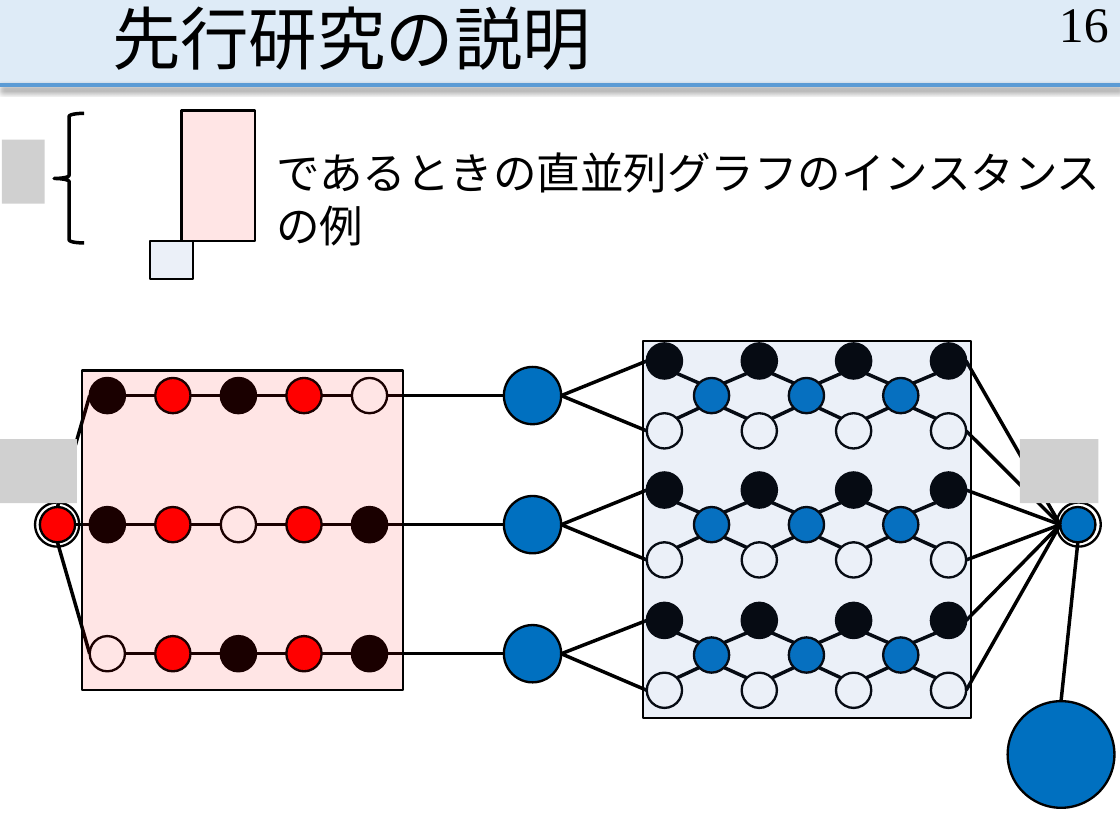
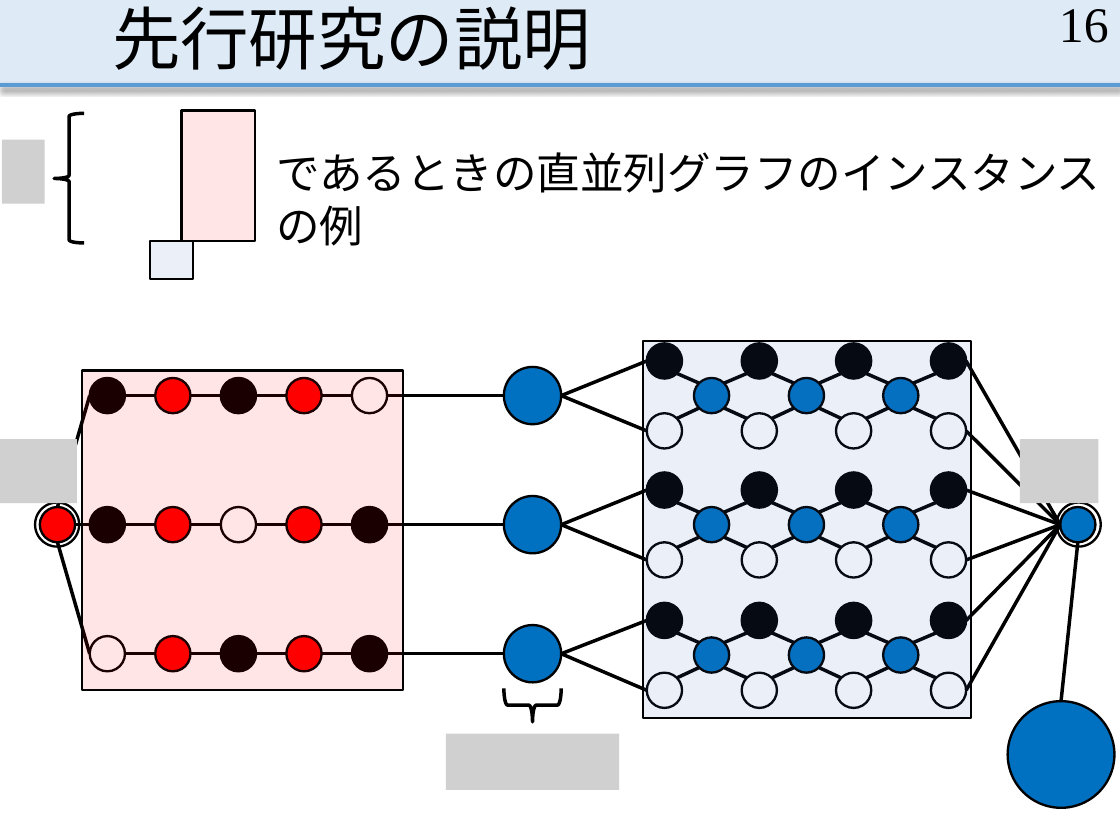
Before and after one commit to MasayaOda/SR, a slide deck: slide 16 of 191120oda.pptx. Drawn at 1120x840 pixels with LibreOffice and Linux fonts; fonts in the diff are those of the drawing; grey boxes stand for pictures. Boxes give left, top, right and bottom in pixels: in the first picture for what was removed or moved away, otherwise in the second. Text is boxed around its words. In the diff, an @@ line names an element or a change of style, - is before the commit and + after.

```diff
--- a/191120oda.pptx
+++ b/191120oda.pptx
@@ left brace added at [505,688,562,722], outline #000000 2.25 pt @@
@@ picture added at [446,734,619,790] @@
```
Also in this commit, not shown: 13 other slides changed.
